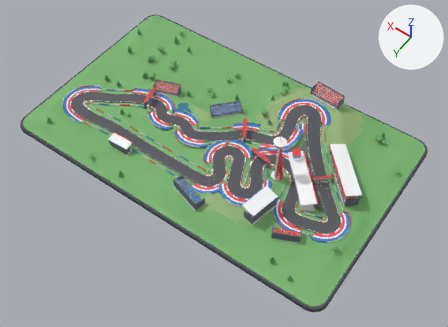
Two versions of the Blender file blender/cota_austin_scaled.blend, one commit apart.
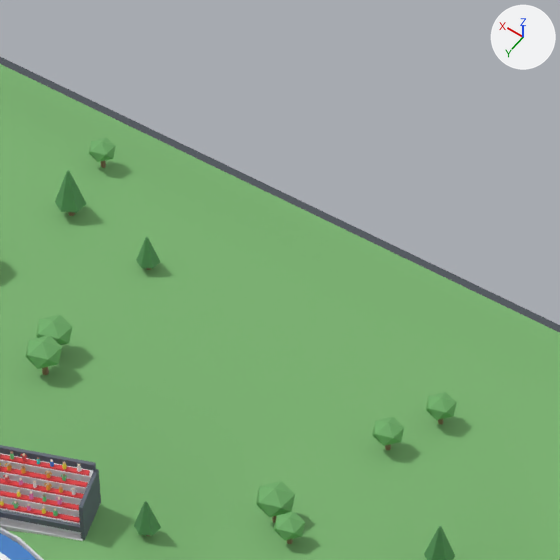
Each version appears first whole from a camera (50 mm lens) standing at (-1.231, 1.693, 2.462) and looking at (-0.127, 0.147, 0.032), and next in a close-up on the part from 37% to 57% of the width and 2% to 31% of the height. Arrows for +X, +Y and +Z are at upper right; the lights stay in place. The first two pictures are the older version.

Before the edit, the objects in view are built like this:
```python
me_cota_plinth = bpy.data.meshes.new('COTA_Plinth')
me_cota_plinth.from_pydata(...)  # 320 vertices, 244 faces; spans x -0.92..0.92, y -0.57..0.57, z 0.0..0.03
# faces by material slot: [122, 122]
me_cota_plinth.materials.append(mat_cota_mat_matte)  # picture img_cota_palette
me_cota_plinth.materials.append(mat_cota_mat_metal)  # picture img_cota_palette
me_cota_texas_terrain = bpy.data.meshes.new('COTA_Texas_Terrain')
me_cota_texas_terrain.from_pydata(...)  # 4415 vertices, 4265 faces; spans x -0.91..0.91, y -0.56..0.56, z 0.03..0.15
me_cota_texas_terrain.polygons.foreach_set('use_smooth', [True] * 4265)
# faces by material slot: [4264, 1]
me_cota_texas_terrain.materials.append(mat_cota_mat_matte)  # picture img_cota_palette
me_cota_texas_terrain.materials.append(mat_cota_mat_metal)  # picture img_cota_palette
me_cota_track_and_walls = bpy.data.meshes.new('COTA_Track_and_Walls')
me_cota_track_and_walls.from_pydata(...)  # 11577 vertices, 5301 faces; spans x -0.82..0.83, y -0.39..0.4, z 0.03..0.14
me_cota_track_and_walls.materials.append(mat_cota_mat_matte)  # picture img_cota_palette
ob_cota_plinth = bpy.data.objects.new('COTA_Plinth', me_cota_plinth)
ob_cota_plinth.location = (0.0, 0.0, 0.0)
ob_cota_texas_terrain = bpy.data.objects.new('COTA_Texas_Terrain', me_cota_texas_terrain)
ob_cota_texas_terrain.location = (0.0, 0.0, 0.0)
ob_cota_track_and_walls = bpy.data.objects.new('COTA_Track_and_Walls', me_cota_track_and_walls)
ob_cota_track_and_walls.location = (0.0, 0.0, 0.0)
# also in view: 'COTA_Structures' at (-0.012, 0.014, 0.193)
```
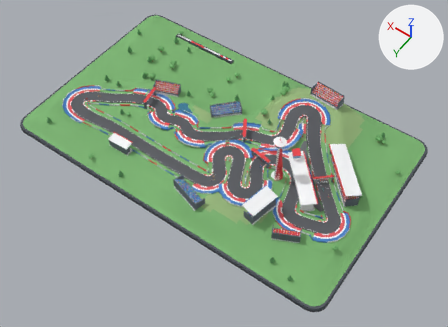
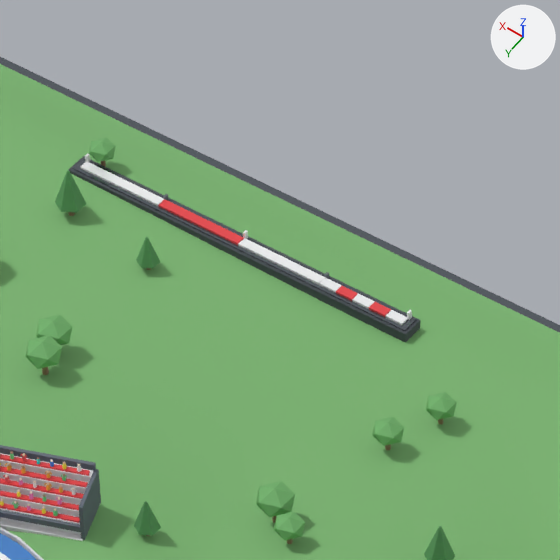
What differs and where, as boxes (x1, y1, x2, y2) in the close-ups (560 x 560 px):
'COTA_Scale_Bar_3D', added: after (69, 153, 420, 342)
    faces in mat_cota_mat_paint (picture img_cota_palette): (80, 153, 412, 325)
    faces in mat_cota_mat_matte (picture img_cota_palette): (69, 156, 420, 342)
    faces in mat_cota_mat_metal (picture img_cota_palette): (73, 158, 416, 331)

What changed in the scene script:
```text
Add me_cota_scale_bar_3d:
    me_cota_scale_bar_3d.from_pydata(...)  # 120 vertices, 90 faces; spans x 0.251..0.649, y -0.477..-0.453, z 0.037..0.057
    # faces by material slot: [6, 78, 6]
    me_cota_scale_bar_3d.materials.append(mat_cota_mat_matte)  # picture img_cota_palette
    me_cota_scale_bar_3d.materials.append(mat_cota_mat_paint)  # picture img_cota_palette
    me_cota_scale_bar_3d.materials.append(mat_cota_mat_metal)  # picture img_cota_palette
Add ob_cota_scale_bar_3d:
    ob_cota_scale_bar_3d = bpy.data.objects.new('COTA_Scale_Bar_3D', me_cota_scale_bar_3d)
    ob_cota_scale_bar_3d.location = (0.0, 0.0, 0.0)
```
